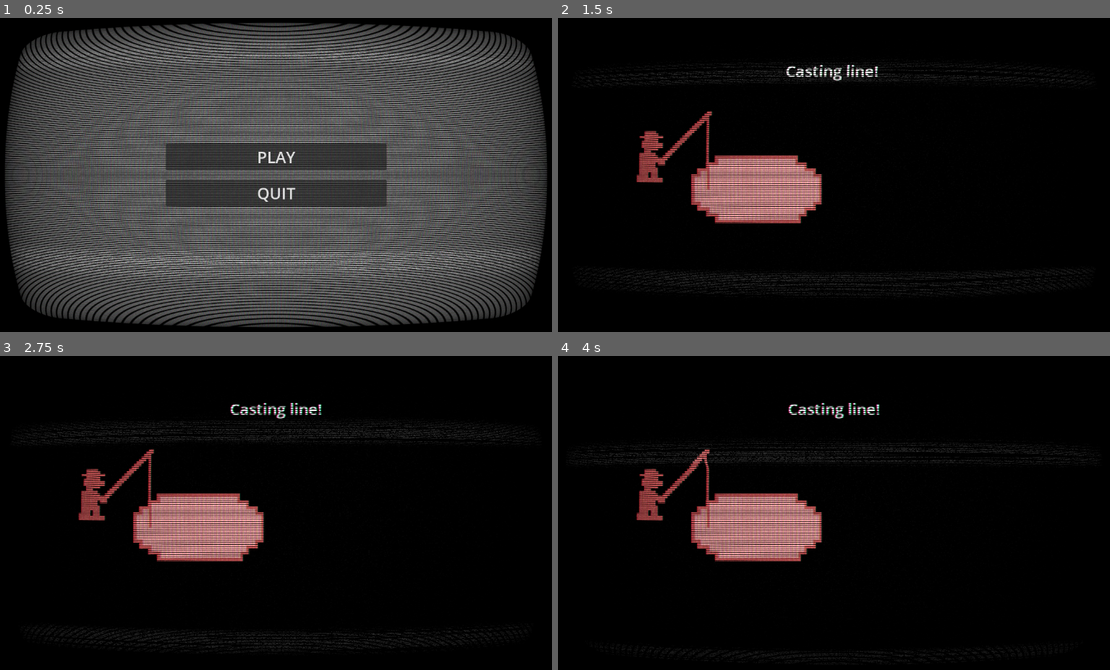
Above: before the commit, frames 1-4 (two rows, left to right).
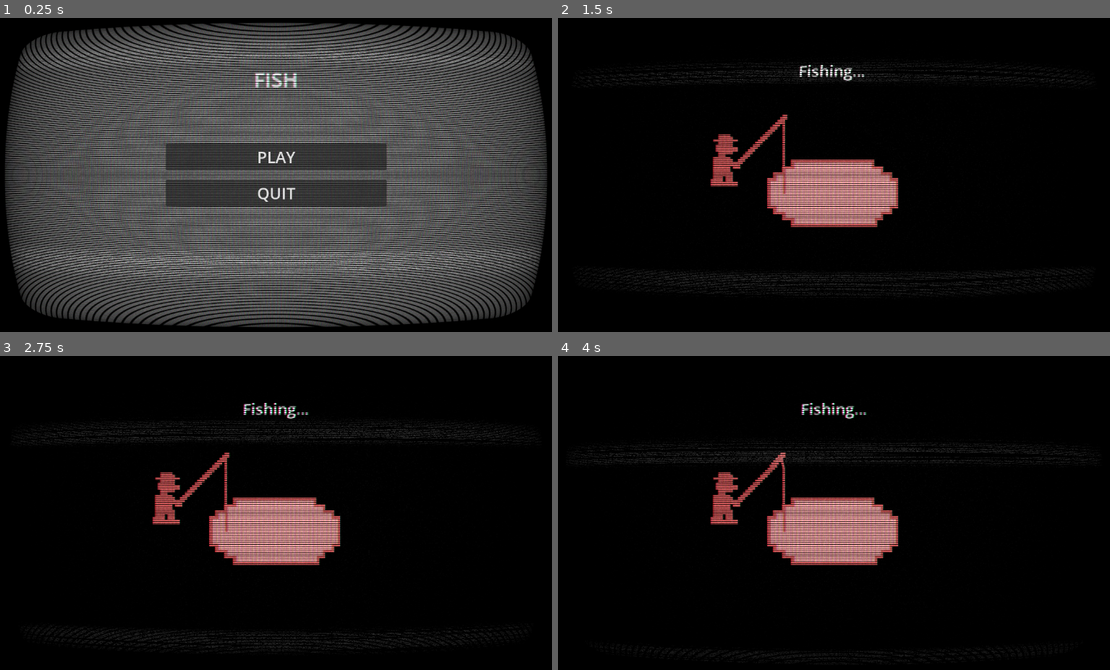
Above: after the commit, the same moments.

Repository: TLeTu/F1SH
Game: Godot game, scene res://scenes/MainMenu.tscn
Two runs of this game, one before a commit and one after it. Both use one fixed random seed, a clock stepped at 60 frames per second and the inputs below.
Inputs (mouse positions are in pixels of both pictures, inside the frame that each line leads up to):
- Up to frame 1 (0.25 s): no input
- Up to frame 2 (1.5 s): click "PLAY" at 0.5 s; tap Enter at 1.25 s; move the mouse to (960, 159) at 1.27 s; tap Space at 1.35 s; click (960, 159) at 1.42 s
- Up to frame 3 (2.75 s): tap Space at 1.52, 1.82, 2.1, 2.27, 2.57 s; move the mouse to (160, 528) at 2.02 s; click (160, 528) at 2.17 s
- Up to frame 4 (4 s): move the mouse to (889, 440) at 2.77 s; tap Space at 2.85, 3.6, 3.77 s; click (889, 440) at 2.92 s; move the mouse to (806, 575) at 3.52 s; click (806, 575) at 3.67 s

The runs differ from the first frame. In frame 1, 0.2% of the frame differs, in the area x 46-54%, y 17-23%; in frame 2, 8.1%; in frame 3, 8.2%, in the area x 14-62%, y 14-67%; in frame 4, 8.2%.

Commit message:
Add some effect, modify reaction game a little

Diff:
--- a/scenes/Fishing.tscn
+++ b/scenes/Fishing.tscn
@@ -1,49 +1,26 @@
-[gd_scene load_steps=11 format=3 uid="uid://c1lu18m4ttg33"]
+[gd_scene load_steps=10 format=3 uid="uid://c1lu18m4ttg33"]
 
 [ext_resource type="Script" path="res://scripts/Fishing.gd" id="1_weva5"]
 [ext_resource type="Texture2D" uid="uid://ehqmruju3ugv" path="res://assets/Pond.png" id="2_svh5a"]
+[ext_resource type="Script" path="res://scripts/TextBlink.gd" id="2_sxem7"]
 [ext_resource type="Texture2D" uid="uid://xvkfb6vyj4mh" path="res://assets/Fisher.png" id="3_r7jdk"]
 [ext_resource type="Shader" path="res://assets/vhs.gdshader" id="4_lsory"]
 
 [sub_resource type="StyleBoxFlat" id="StyleBoxFlat_ptt11"]
 bg_color = Color(0, 0, 0, 1)
 
-[sub_resource type="AtlasTexture" id="AtlasTexture_vsca6"]
-atlas = ExtResource("3_r7jdk")
-region = Rect2(64, 0, 32, 32)
-
 [sub_resource type="AtlasTexture" id="AtlasTexture_y1cin"]
 atlas = ExtResource("3_r7jdk")
 region = Rect2(0, 0, 32, 32)
 
-[sub_resource type="AtlasTexture" id="AtlasTexture_kl8cm"]
-atlas = ExtResource("3_r7jdk")
-region = Rect2(32, 0, 32, 32)
-
 [sub_resource type="SpriteFrames" id="SpriteFrames_ob8mf"]
 animations = [{
-"frames": [{
-"duration": 1.0,
-"texture": SubResource("AtlasTexture_vsca6")
-}],
-"loop": true,
-"name": &"caught",
-"speed": 5.0
-}, {
 "frames": [{
 "duration": 1.0,
 "texture": SubResource("AtlasTexture_y1cin")
 }],
 "loop": true,
 "name": &"fish",
-"speed": 5.0
-}, {
-"frames": [{
-"duration": 1.0,
-"texture": SubResource("AtlasTexture_kl8cm")
-}],
-"loop": true,
-"name": &"idle",
 "speed": 5.0
 }]
 
@@ -99,13 +76,31 @@
 horizontal_alignment = 1
 vertical_alignment = 1
 
+[node name="TIPS" type="Label" parent="CanvasLayer2"]
+anchors_preset = 7
+anchor_left = 0.5
+anchor_top = 1.0
+anchor_right = 0.5
+anchor_bottom = 1.0
+offset_left = -151.0
+offset_top = -124.0
+offset_right = 151.0
+offset_bottom = -79.0
+grow_horizontal = 2
+grow_vertical = 0
+theme_override_font_sizes/font_size = 32
+text = "PRESS SPACE TO FISH"
+horizontal_alignment = 1
+vertical_alignment = 1
+script = ExtResource("2_sxem7")
+
 [node name="Pond" type="Sprite2D" parent="."]
-position = Vector2(420, 353)
+position = Vector2(574, 361)
 scale = Vector2(6, 6.164)
 texture = ExtResource("2_svh5a")
 
 [node name="Fisher" type="AnimatedSprite2D" parent="."]
-position = Vector2(249, 274)
+position = Vector2(403, 282)
 scale = Vector2(5, 5)
 sprite_frames = SubResource("SpriteFrames_ob8mf")
 animation = &"fish"
--- a/scenes/MainMenu.tscn
+++ b/scenes/MainMenu.tscn
@@ -36,6 +36,19 @@
 grow_vertical = 2
 script = ExtResource("1_fcm7t")
 
+[node name="Label" type="Label" parent="."]
+layout_mode = 1
+anchors_preset = 5
+anchor_left = 0.5
+anchor_right = 0.5
+offset_left = -45.0
+offset_top = 101.0
+offset_right = 45.0
+offset_bottom = 159.0
+grow_horizontal = 2
+theme_override_font_sizes/font_size = 42
+text = "FISH"
+
 [node name="ColorRect" type="ColorRect" parent="."]
 material = SubResource("ShaderMaterial_ldp76")
 layout_mode = 1
@@ -53,9 +66,9 @@
 anchor_right = 0.5
 anchor_bottom = 0.5
 offset_left = -222.0
-offset_top = -55.0
+offset_top = -63.0
 offset_right = 223.0
-offset_bottom = 55.0
+offset_bottom = 63.0
 grow_horizontal = 2
 grow_vertical = 2
 theme_override_constants/separation = 20
--- a/scenes/Minigames/ReactionMinigame.tscn
+++ b/scenes/Minigames/ReactionMinigame.tscn
@@ -1,6 +1,9 @@
-[gd_scene load_steps=2 format=3 uid="uid://ca8082klyxopl"]
+[gd_scene load_steps=3 format=3 uid="uid://ca8082klyxopl"]
 
 [ext_resource type="Script" path="res://scripts/Minigames/ReactionMinigame.gd" id="1_vcrk3"]
+
+[sub_resource type="StyleBoxFlat" id="StyleBoxFlat_yd082"]
+bg_color = Color(0, 0, 0, 1)
 
 [node name="ReactionMinigame" type="Node2D"]
 script = ExtResource("1_vcrk3")
@@ -8,6 +11,14 @@
 [node name="Timer" type="Timer" parent="."]
 
 [node name="CanvasLayer" type="CanvasLayer" parent="."]
+
+[node name="Panel" type="Panel" parent="CanvasLayer"]
+anchors_preset = 15
+anchor_right = 1.0
+anchor_bottom = 1.0
+grow_horizontal = 2
+grow_vertical = 2
+theme_override_styles/panel = SubResource("StyleBoxFlat_yd082")
 
 [node name="MessageLabel" type="Label" parent="CanvasLayer"]
 anchors_preset = 5
--- a/scripts/Fishing.gd
+++ b/scripts/Fishing.gd
@@ -20,9 +20,10 @@
 			_on_return_pressed()
 
 func start_casting():
+	$CanvasLayer2/TIPS.disable_blinking()
 	$CanvasLayer2/FishCaughtLabel.hide()
 	is_casting = true
-	$CanvasLayer2/FishCaughtLabel.text = "Casting line!"
+	$CanvasLayer2/FishCaughtLabel.text = "Fishing..."
 	$CanvasLayer2/FishCaughtLabel.show()
 
 	# Simulate waiting for a fish (randomized time)
@@ -63,6 +64,7 @@
 		print(fish_name, "escaped!")
 
 	$CanvasLayer2/FishCaughtLabel.show()
+	$CanvasLayer2/TIPS.enable_blinking()
 	is_casting = false
 
 func _on_return_pressed():
--- a/scripts/Minigames/ReactionMinigame.gd
+++ b/scripts/Minigames/ReactionMinigame.gd
@@ -3,6 +3,7 @@
 signal minigame_result(success)
 
 var can_click := false
+var fail_timer: Timer  # Timer to track if the player clicks in time
 
 func _ready():
 	$CanvasLayer/MessageLabel.text = "Get Ready..."
@@ -16,13 +17,28 @@
 	can_click = true
 	$CanvasLayer/MessageLabel.text = "Click Now!"
 
+	# Start fail timer (random 1 - 2 seconds after prompt)
+	fail_timer = Timer.new()
+	fail_timer.wait_time = randf_range(1.0, 2.0)
+	fail_timer.one_shot = true
+	fail_timer.timeout.connect(_on_fail_timeout)
+	add_child(fail_timer)
+	fail_timer.start()
+
 func _input(event):
 	if event is InputEventMouseButton and event.pressed:
 		if can_click:
 			print("Success! Player reacted in time.")
 			minigame_result.emit(true)
+			fail_timer.stop()  # Stop fail timer since player clicked
 		else:
 			print("Failed! Player clicked too early.")
 			minigame_result.emit(false)
 
 		queue_free()  # Remove minigame after result
+
+func _on_fail_timeout():
+	if can_click:
+		print("Failed! Player didn't click in time.")
+		minigame_result.emit(false)
+		queue_free()  # Remove minigame after failure
--- /dev/null
+++ b/scripts/TextBlink.gd
@@ -0,0 +1,31 @@
+extends Label
+
+@export var blink_speed: float = 0.5  # Time in seconds between blinks
+var blink_on: bool = true
+var timer: Timer  # Store timer reference
+
+func _ready():
+	# Create and start the timer for blinking
+	timer = Timer.new()
+	timer.wait_time = blink_speed
+	timer.autostart = true
+	timer.timeout.connect(_on_blink_timer_timeout)
+	add_child(timer)
+
+func _on_blink_timer_timeout():
+	if blink_on:
+		visible = not visible  # Toggle visibility
+
+# Function to disable blinking and hide the label
+func disable_blinking():
+	blink_on = false
+	visible = false
+	if timer:
+		timer.stop()
+
+# Function to enable blinking again
+func enable_blinking():
+	blink_on = true
+	visible = true
+	if timer:
+		timer.start()
